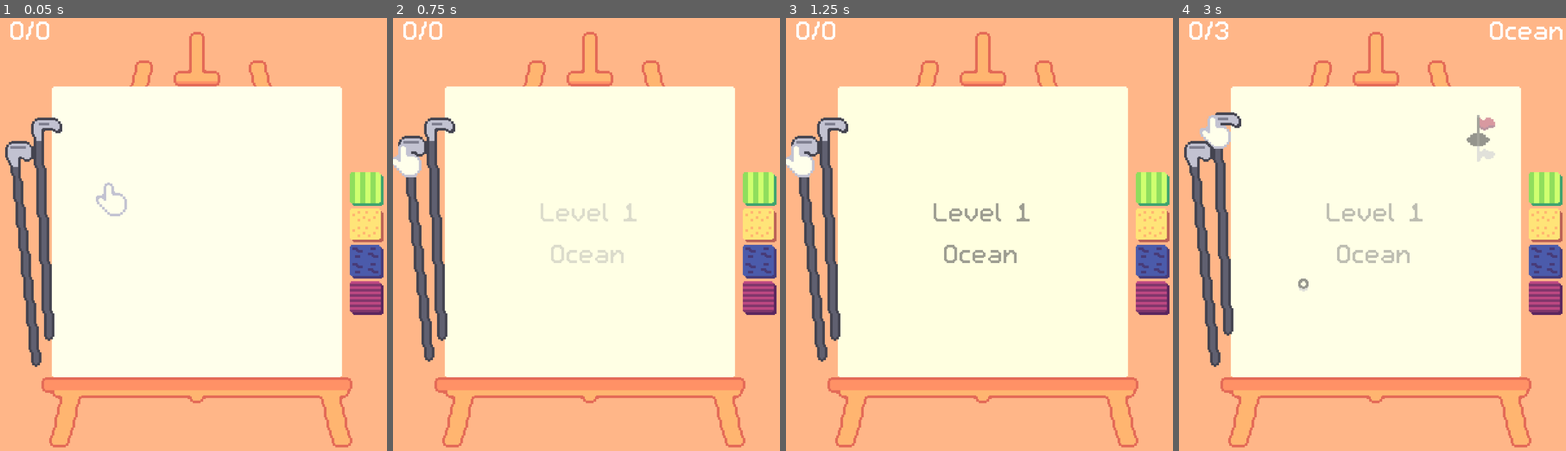
Above: before the commit, frames 1-4 (left to right).
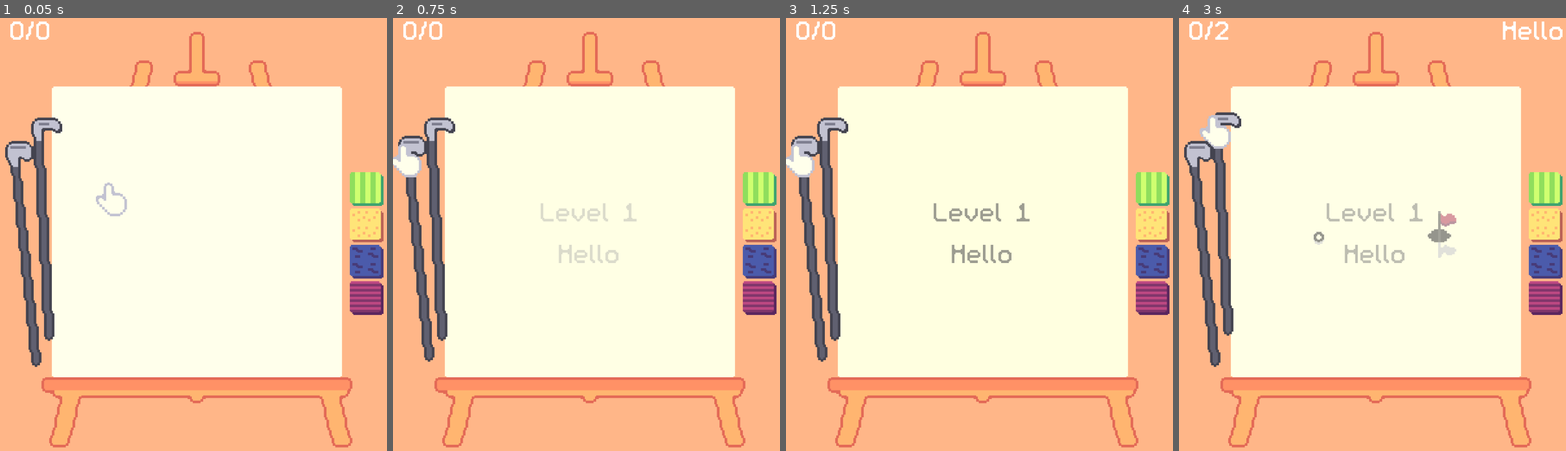
Above: after the commit, the same moments.

Repository: Pojemnik/golfech
Game: Godot game, scene res://scenes/main.tscn
The game is run twice, just before and just after one commit, with the same random seed, the same clock (stepped at 60 frames per second) and the same inputs.
Inputs (mouse positions are in pixels of both pictures, inside the frame that each line leads up to):
- Up to frame 1 (0.05 s): no input
- Up to frame 2 (0.75 s): click (420, 251) at 0.5 s
- Up to frame 3 (1.25 s): no input
- Up to frame 4 (3 s): click (1225, 221) at 1.25 s; click (1206, 251) at 2 s; click (1225, 221) at 2.75 s

Frame 1 is identical in both runs. In frame 2, 0.3% of the frame differs, in the area x 40-60%, y 52-57%; in frame 3, 0.4%; in frame 4, 1.5%, in the area x 9-100%, y 0-64%.

Commit message:
Fix level order and hole in one detection

Diff:
--- a/scenes/main.tscn
+++ b/scenes/main.tscn
@@ -152,7 +152,7 @@
 size = Vector2i(112, 112)
 render_target_update_mode = 4
 script = ExtResource("2_h2yge")
-levels = Array[ExtResource("3_tbgi4")]([ExtResource("6_vxglm"), ExtResource("6_og1vs"), ExtResource("7_2wyq8"), ExtResource("6_85g3d"), ExtResource("15_yq6so"), ExtResource("18_qkpxi"), ExtResource …(208 unchanged characters)…
+levels = Array[ExtResource("3_tbgi4")]([ExtResource("6_og1vs"), ExtResource("7_2wyq8"), ExtResource("6_85g3d"), ExtResource("15_yq6so"), ExtResource("6_vxglm"), ExtResource("18_qkpxi"), ExtResource …(208 unchanged characters)…
 
 [node name="ColorRect" type="ColorRect" parent="SubViewportContainer/SubViewport"]
 offset_right = 112.0
--- a/scripts/level_loader.gd
+++ b/scripts/level_loader.gd
@@ -54,7 +54,7 @@
 
 func get_level_end_message(level_complete: bool):
 	if level_complete:
-		if GameManager.current_hit_count < 2:
+		if GameManager.current_hit_count < 1:
 			return "Level complete\nHole in one!"
 		else:
 			return "Level complete";
